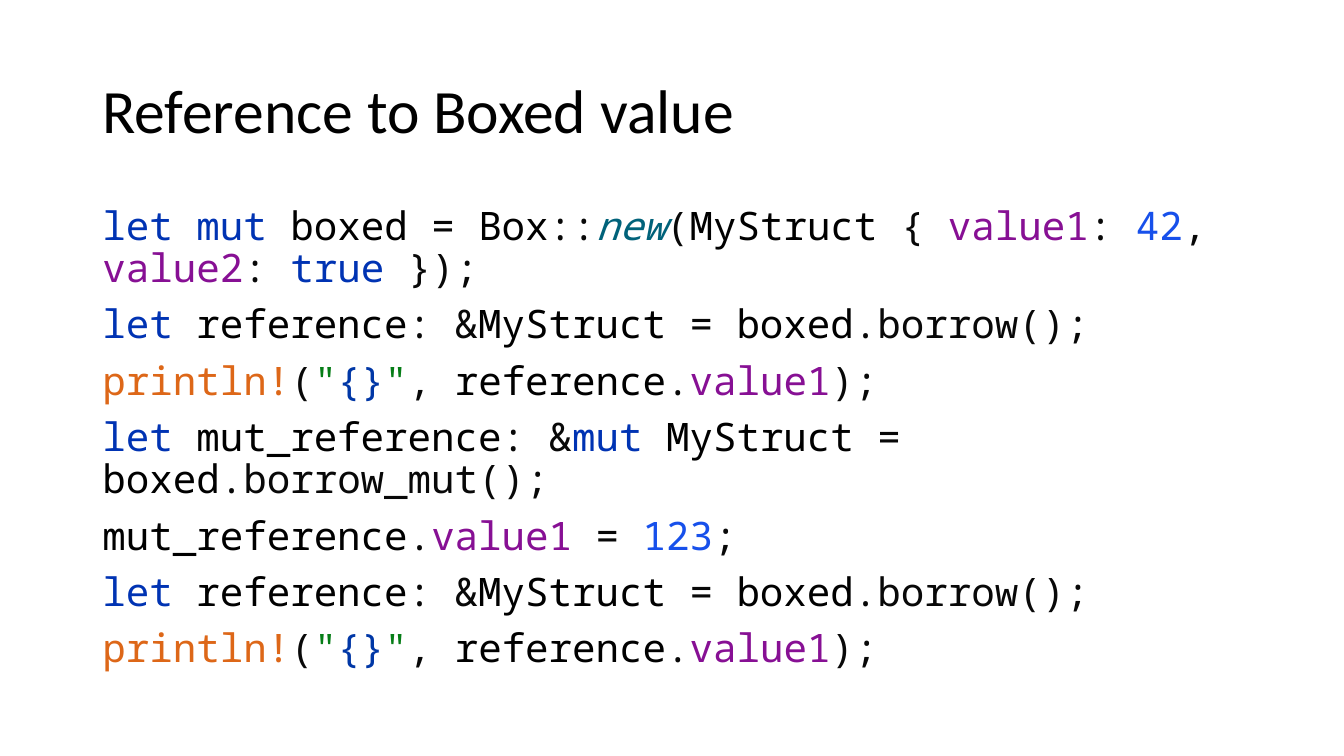
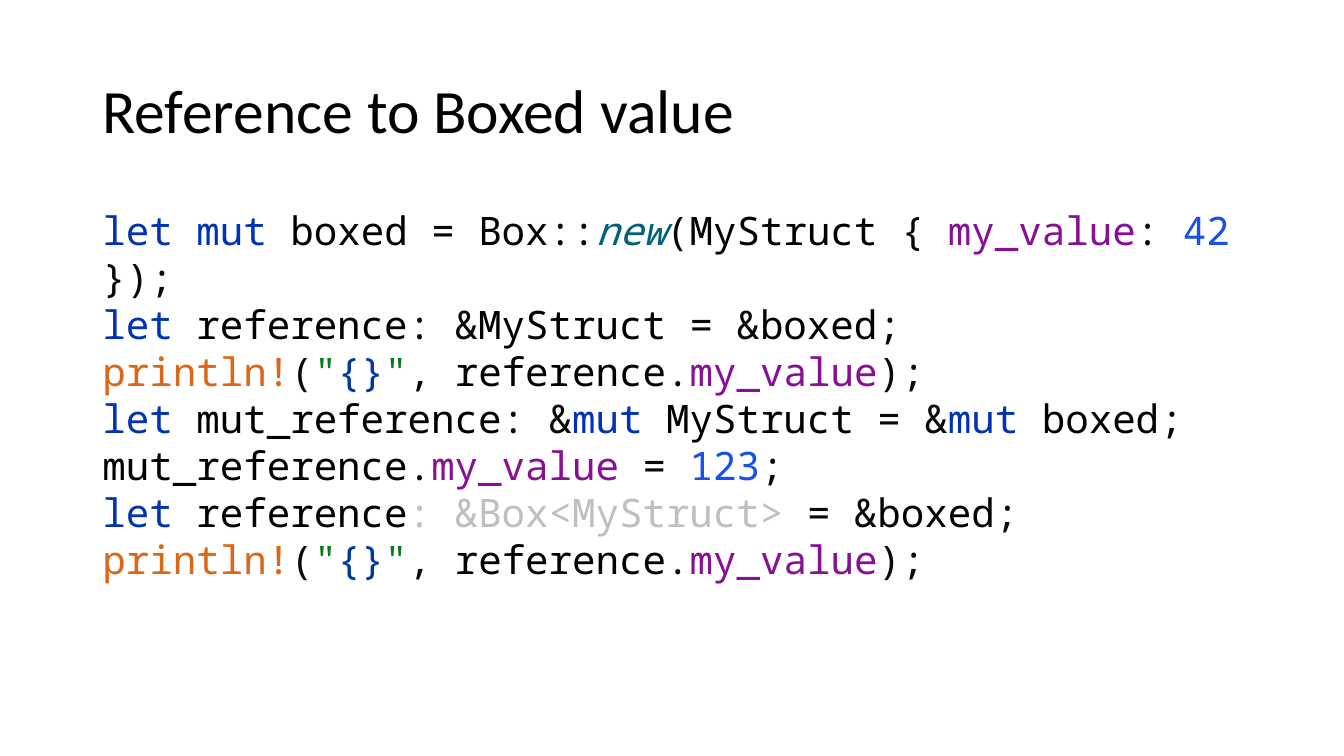
Before and after one commit to kugushev/course-rust-basics, a slide deck: slide 22 of pres/04-SmartPointers.pptx (slide 20 before the commit). Drawn at 1344x756 pixels with LibreOffice and Linux fonts; fonts in the diff are those of the drawing. Boxes give left, top, right and bottom in pixels: in the first picture for what was removed or moved away, otherwise in the second. Text is boxed around its words. In the diff, an @@ line names an element or a change of style, - is before the commit and + after.

```diff
--- a/pres/04-SmartPointers.pptx
+++ b/pres/04-SmartPointers.pptx
@@ text at bbox=[102, 215, 1230, 584]: text changed @@
-let mut boxed = Box::new(MyStruct { value1: 42, value2: true });
-let reference: &MyStruct = boxed.borrow();
-println!("{}", reference.value1);
-let mut_reference: &mut MyStruct = boxed.borrow_mut();
-mut_reference.value1 = 123;
-let reference: &MyStruct = boxed.borrow();
-println!("{}", reference.value1);
+let mut boxed = Box::new(MyStruct { my_value: 42 });
+let reference: &MyStruct = &boxed;
+println!("{}", reference.my_value);
+let mut_reference: &mut MyStruct = &mut boxed;
+mut_reference.my_value = 123;
+let reference: &Box<MyStruct> = &boxed;
+println!("{}", reference.my_value);
```
Also in this commit, not shown: 6 other slides changed, 3 slides added, 3 slides removed, 1 other file.
